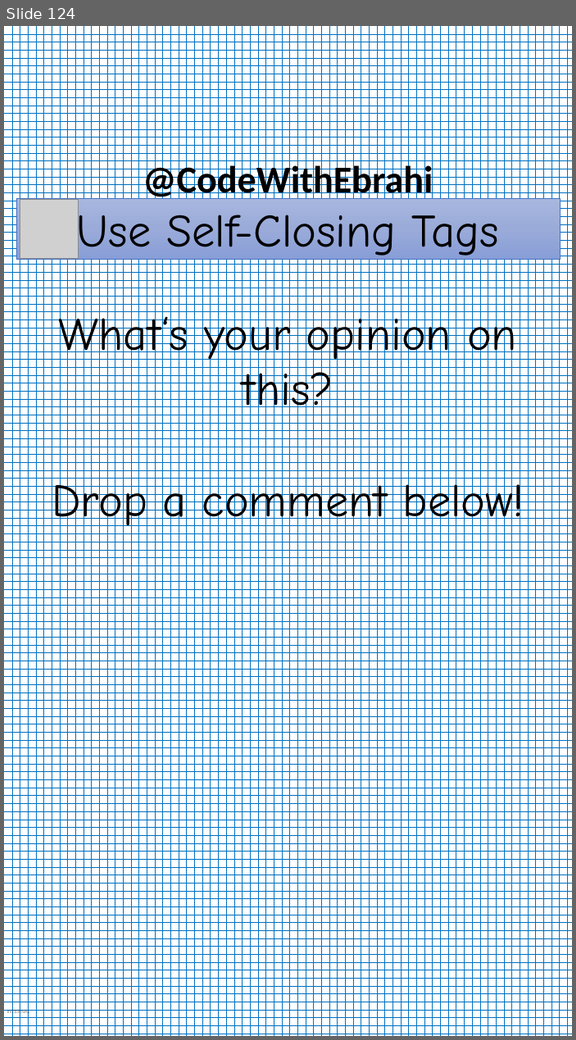
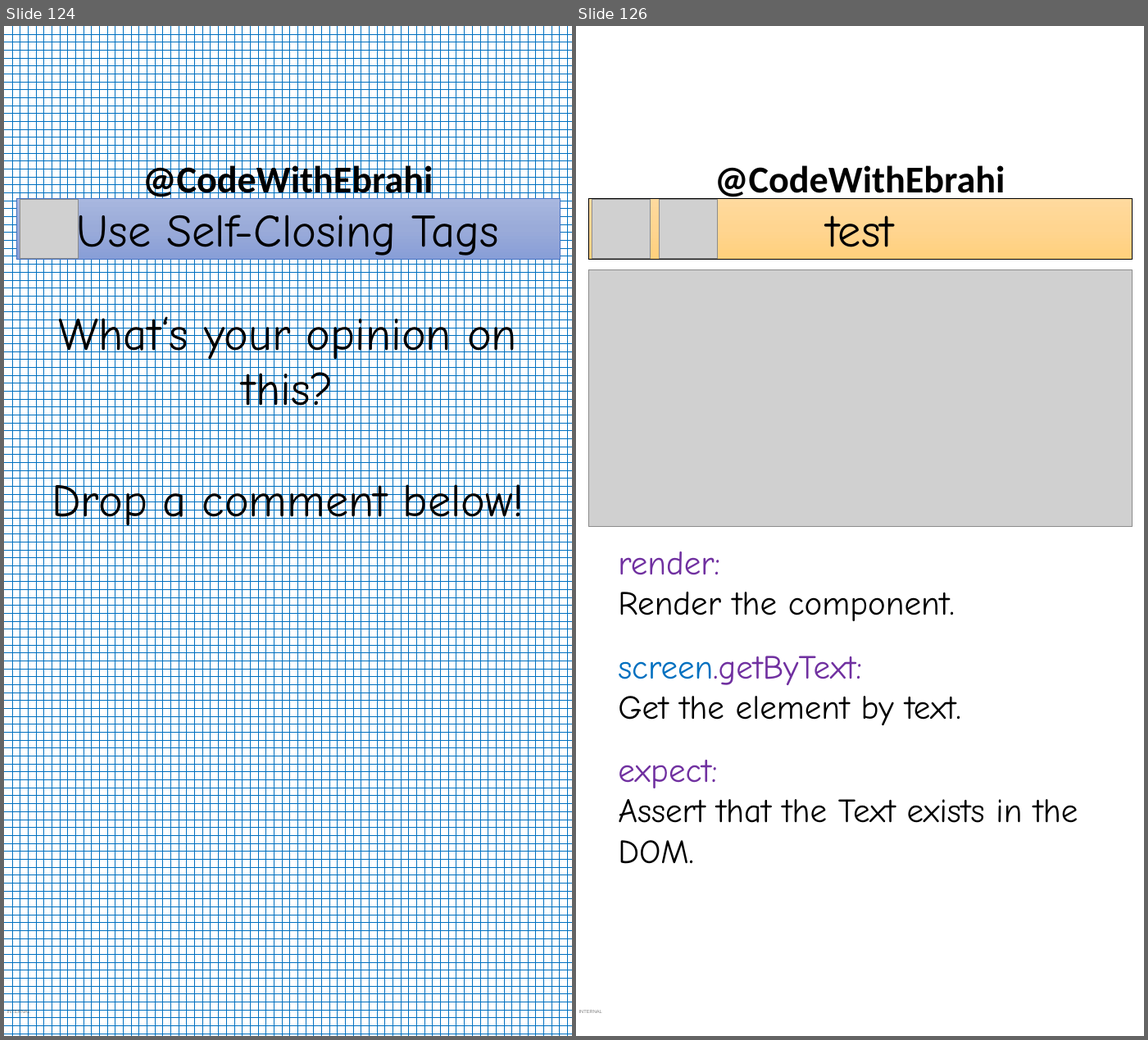
Before and after one commit to ebrahimsalehi1/python_codes, a slide deck: assets/images.pptx. Shown side by side, each under a label of ours: slide 124 before the commit, slides 124 and 126 after it; the slides between them are not shown. The pictures are 576x1040 and 1148x1040 pixels, drawn with LibreOffice and Linux fonts; fonts in the diff are those of the drawing; grey boxes stand for pictures; background and template pictures are left out. Boxes give left, top, right and bottom in pixels: in the first picture for what was removed or moved away, otherwise in the second. Text is boxed around its words. In the diff, an @@ line names an element or a change of style, - is before the commit and + after.

```diff
--- a/assets/images.pptx
+++ b/assets/images.pptx
@@ slide 126 added at box(576, 26, 1144, 1036), background picture (left out); not listed: 2 template elements that a slide beside it also shows @@
@@ rectangle added at box(588, 198, 1132, 260), fill gradient #FFDB9E to #FFD590 to #FFD07C, outline #000000 0.5 pt, 66 pt, text #000000 @@
+test
@@ picture added at box(592, 199, 651, 258) @@
@@ picture added at box(659, 200, 717, 258) @@
@@ picture added at box(588, 270, 1132, 526) @@
@@ text added at box(618, 552, 955, 621), 48 pt, text #000000 @@
+render:
+Render the component.
@@ text added at box(618, 656, 961, 725), 48 pt, text #000000 @@
+screen.getByText:
+Get the element by text.
@@ text added at box(618, 760, 1078, 864), 48 pt, text #000000 @@
+expect:
+Assert that the Text exists in the DOM.
```
Also in this commit, not shown: 2 other slides added, 17 other files.
